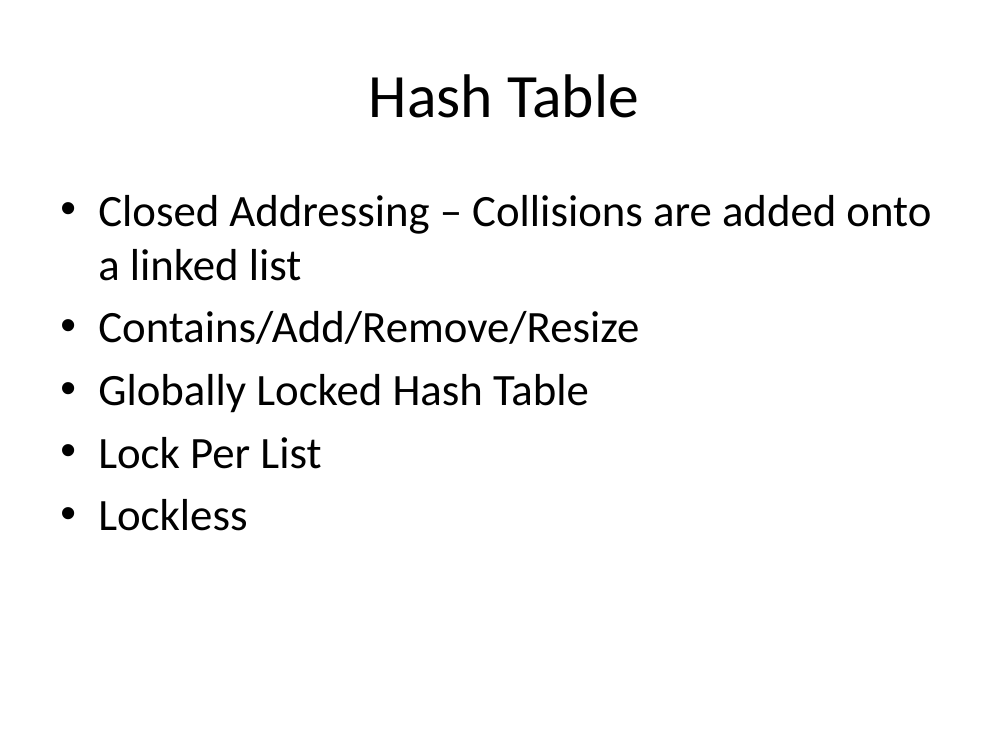
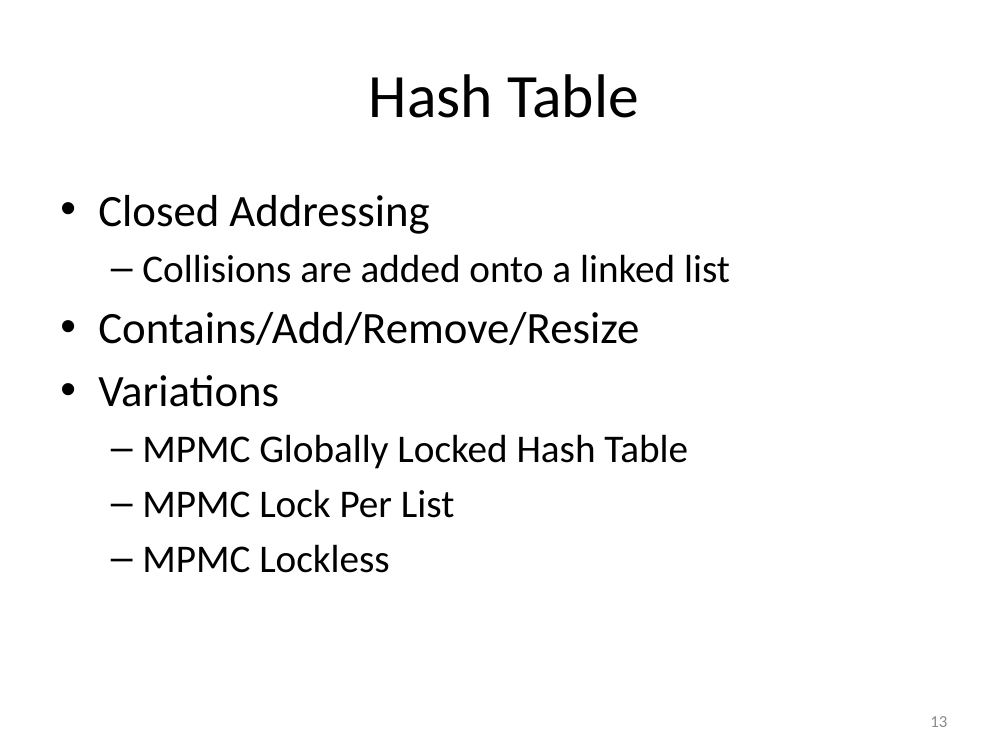
Before and after one commit to gibsonma/FYP, a slide deck: slide 13 of Report/FYP_Presentation.pptx (slide 10 before the commit). Drawn at 1008x756 pixels with LibreOffice and Linux fonts; fonts in the diff are those of the drawing. Boxes give left, top, right and bottom in pixels: in the first picture for what was removed or moved away, otherwise in the second. Text is boxed around its words. In the diff, an @@ line names an element or a change of style, - is before the commit and + after.

Commit message:
Added to the report, added data tables for all variations of the hash table and updated the presentation

```diff
--- a/Report/FYP_Presentation.pptx
+++ b/Report/FYP_Presentation.pptx
@@ text at (x1=98, y1=195, x2=730, y2=283): text changed; size 32 to 28 pt @@
-• Closed Addressing – Collisions are added onto a linked list
+• Closed Addressing
+  – Collisions are added onto a linked list
@@ text at (x1=98, y1=375, x2=688, y2=573): text changed; size 32 to 28 pt @@
-• Globally Locked Hash Table
-• Lock Per List
-• Lockless
+• Variations
+  – MPMC Globally Locked Hash Table
+  – MPMC Lock Per List
+  – MPMC Lockless
@@ page number added at (x1=930, y1=716, x2=947, y2=727), 12 pt, text #8C8C8C @@
+13
```
Also in this commit, not shown: 12 other slides changed, 11 slides added, 2 slides removed, 47 other files.
